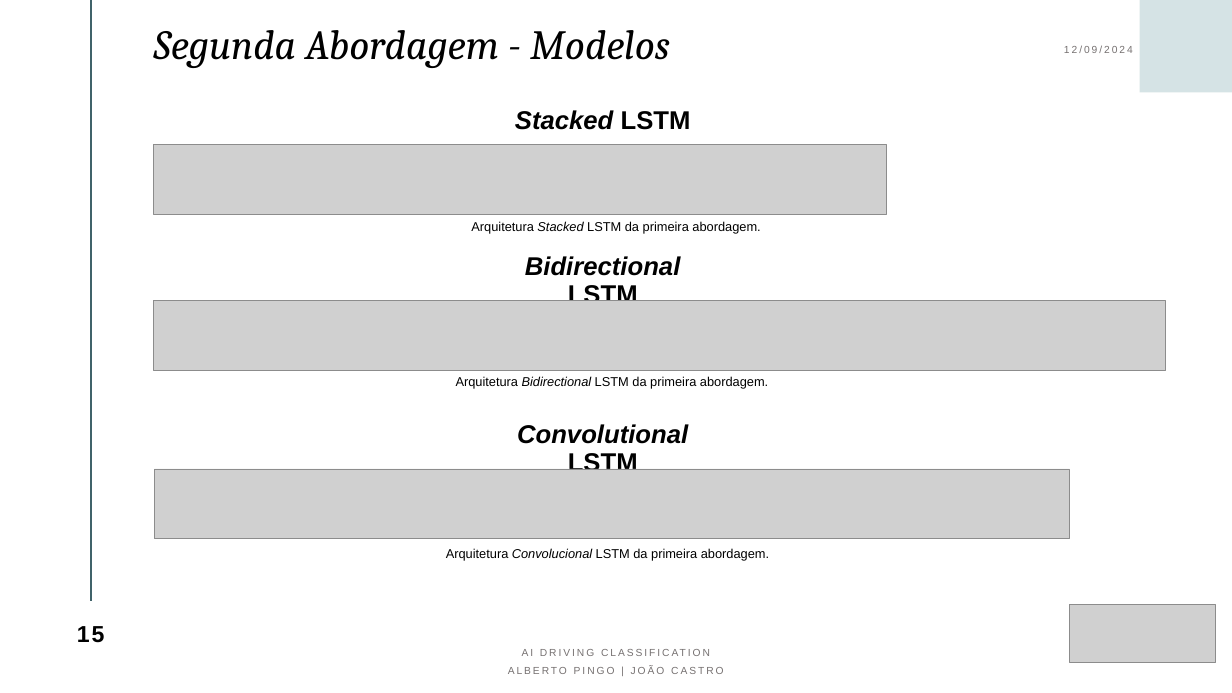
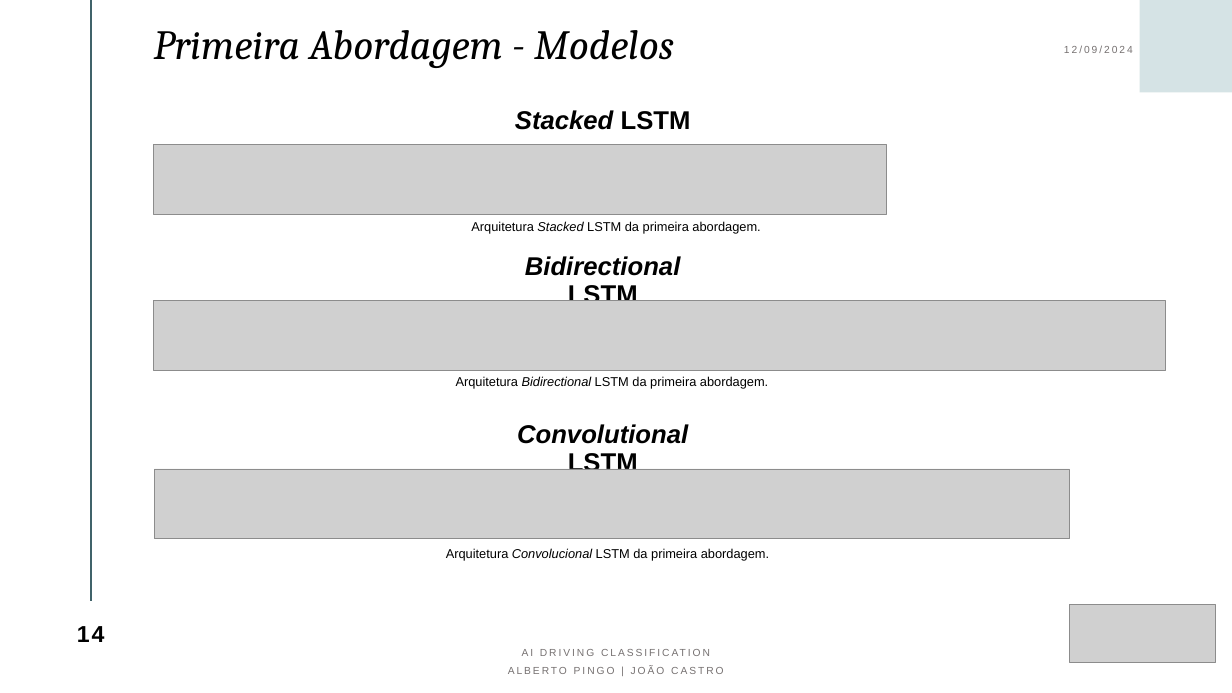
Before and after one commit to albertopingo/AI-driving-classification_FinalProject_CEng, a slide deck: slide 14 of ProjInf_AI_Driving_Classification.pptx (slide 15 before the commit). Drawn at 1232x693 pixels with LibreOffice and Linux fonts; fonts in the diff are those of the drawing; grey boxes stand for pictures. Boxes give left, top, right and bottom in pixels: in the first picture for what was removed or moved away, otherwise in the second. Text is boxed around its words. In the diff, an @@ line names an element or a change of style, - is before the commit and + after.

```diff
--- a/ProjInf_AI_Driving_Classification.pptx
+++ b/ProjInf_AI_Driving_Classification.pptx
@@ title at box(154, 30, 674, 68): text changed @@
-Segunda Abordagem - Modelos
+Primeira Abordagem - Modelos
@@ page number at box(77, 626, 105, 642): text changed @@
-15
+14
```
Also in this commit, not shown: 1 other slide changed, 1 slide removed.
